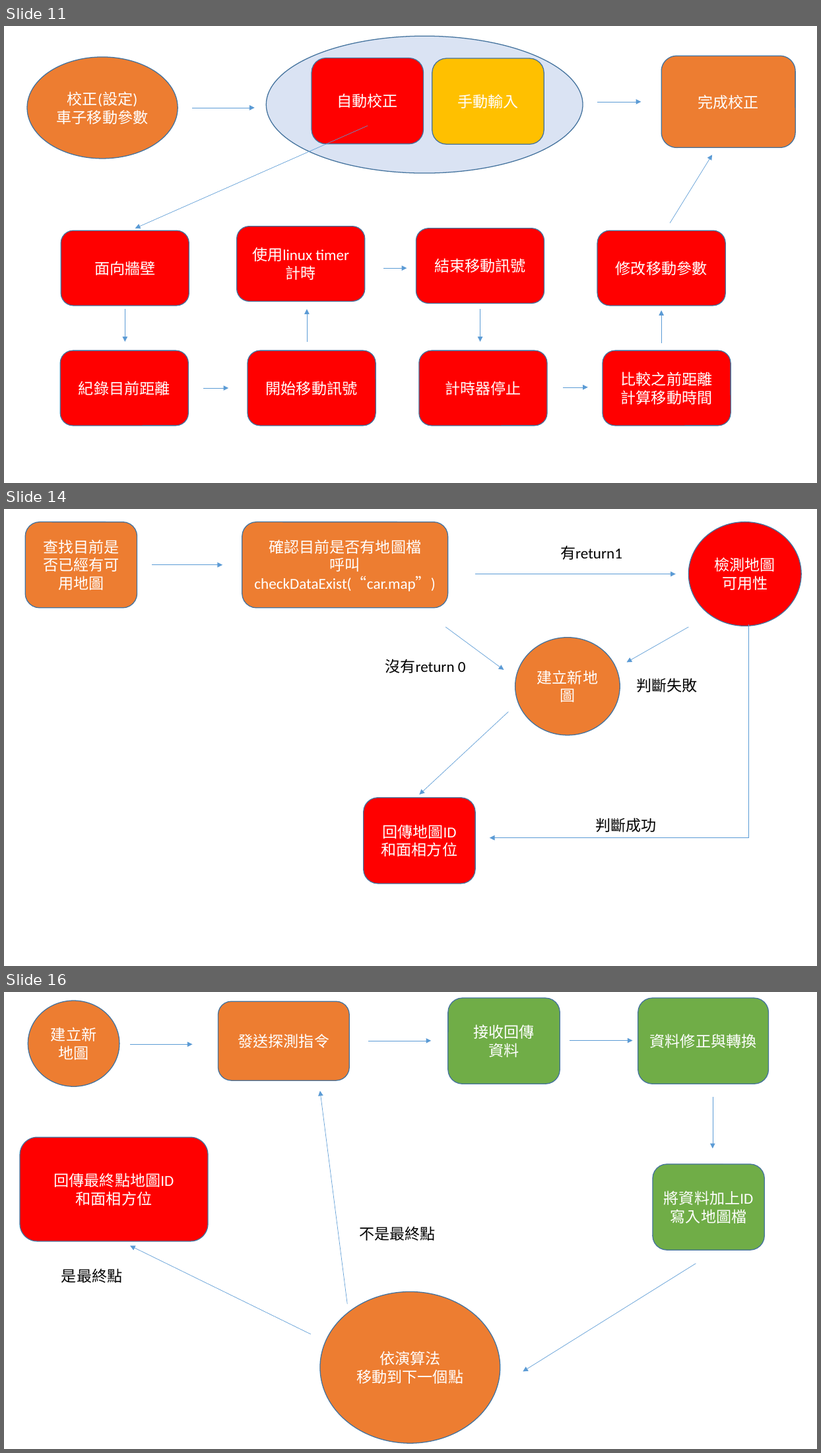
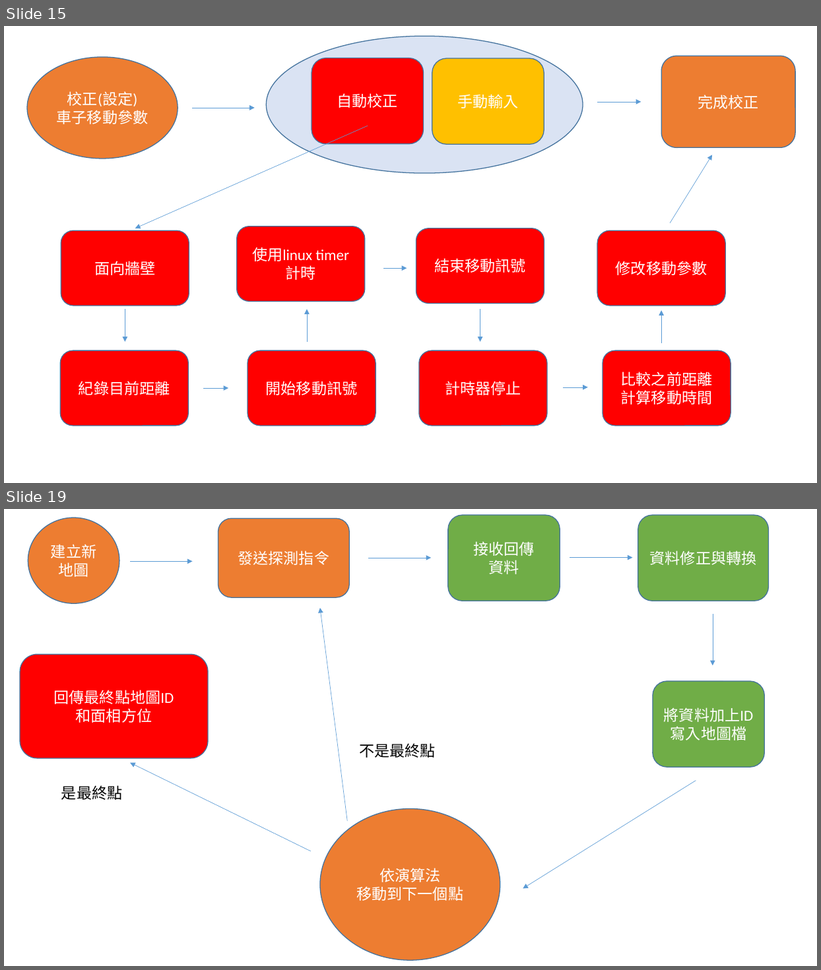
Before and after one commit to mskhrk/nttu_smartCar, a slide deck: document/運作流程圖.pptx. Shown one above the other, each under a label of ours: slides 11, 14 and 16 before the commit, slides 15 and 19 after it; the slides between them are not shown. The pictures are 821x1453 and 821x970 pixels, drawn with LibreOffice and Linux fonts; fonts in the diff are those of the drawing. Boxes give left, top, right and bottom in pixels: in the first picture for what was removed or moved away, otherwise in the second. Text is boxed around its words. In the diff, an @@ line names an element or a change of style, - is before the commit and + after.

```diff
--- a/document/運作流程圖.pptx
+++ b/document/運作流程圖.pptx
@@ slide 14 removed at [4,509,817,966], background #FFFFFF @@
@@ rounded rectangle removed at [25,522,137,608] @@
-查找目前是否已經有可用地圖
@@ rounded rectangle removed at [242,522,448,608] @@
-確認目前是否有地圖檔
-呼叫checkDataExist(“car.map”)
@@ ellipse removed at [689,522,802,626] @@
-檢測地圖可用性
@@ text removed at [560,545,622,560] @@
-有return1
@@ arrow removed from (152, 565) to (222, 565) @@
@@ arrow removed from (475, 574) to (677, 574) @@
@@ arrow removed from (446, 627) to (504, 670) @@
@@ elbow arrow removed from (749, 625) to (490, 838) @@
@@ arrow removed from (689, 627) to (627, 663) @@
@@ ellipse removed at [516,638,620,735] @@
-建立新地圖
@@ text removed at [385,659,466,673] @@
-沒有return 0
@@ text removed at [636,678,697,692] @@
-判斷失敗
@@ arrow removed from (508, 712) to (419, 795) @@
@@ rounded rectangle removed at [364,798,475,884] @@
-回傳地圖ID
-和面相方位
@@ text removed at [596,818,657,832] @@
-判斷成功
@@ what was slide 11 is now slide 15 @@
@@ what was slide 16 is now slide 19 @@
```
Also in this commit, not shown: 5 slides changed, 4 slides added, 6 other files.
